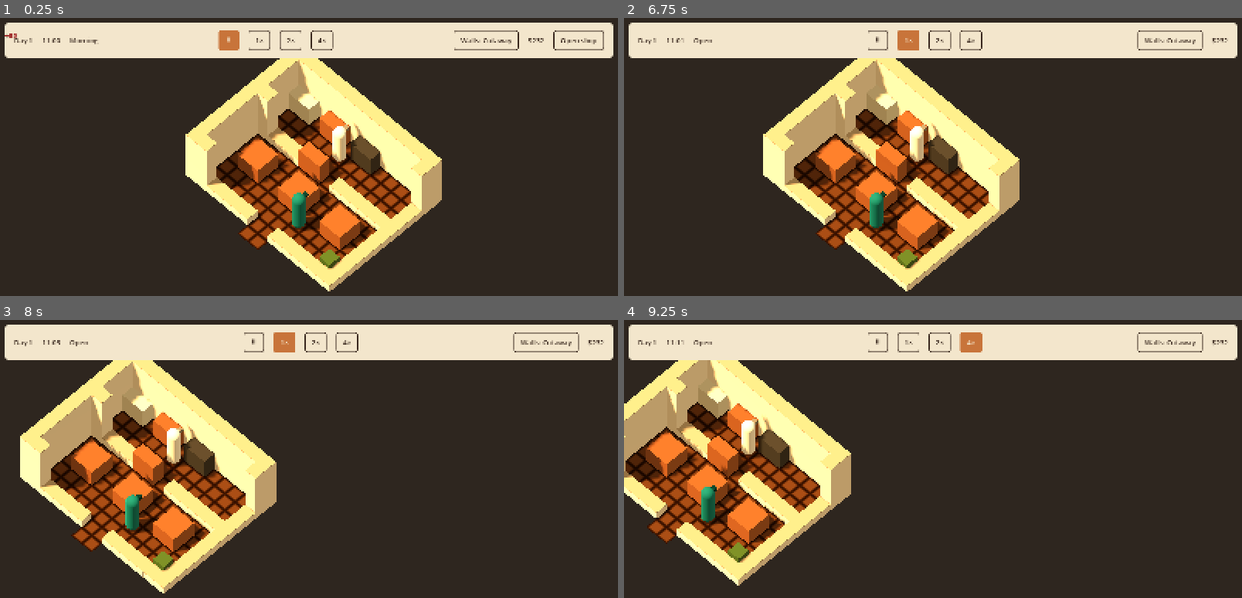
Above: before the commit, frames 1-4 (two rows, left to right).
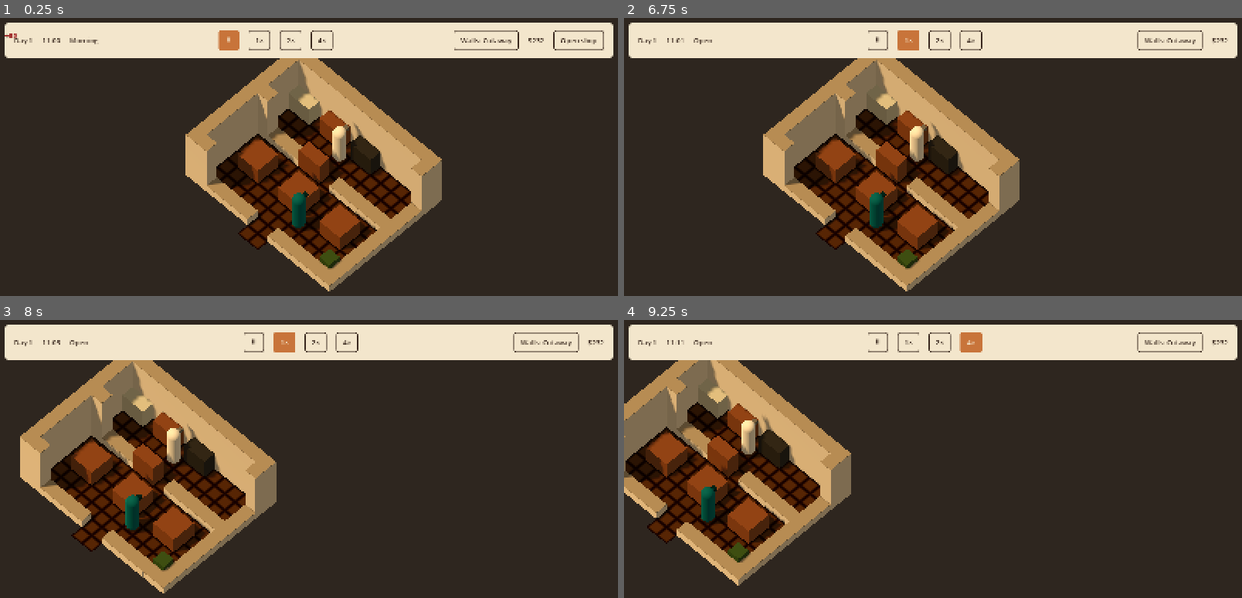
Above: after the commit, the same moments.

Repository: jaredbahr/foolskitchen
Game: Godot game, scene res://src/world/main.tscn
Same seed, same stepped clock (60 frames per second), same inputs: the game is played once before the commit and once after it.
Inputs (mouse positions are in pixels of both pictures, inside the frame that each line leads up to):
- Up to frame 1 (0.25 s): no input
- Up to frame 2 (6.75 s): click "⏸" at 0.5 s; click "1×" at 1.25 s; click "2×" at 2 s; click "4×" at 2.75 s; click "Walls: Cutaway" at 3.5 s; click "Walls: Down" at 4.25 s; click "Walls: Up" at 5 s; click "Open shop" at 5.75 s; tap Enter at 6.5 s; move the mouse to (1068, 173) at 6.52 s; hold D from 6.53 s (still down); hold 1 (speed_1) from 6.53 s (still down); click (1068, 173) at 6.67 s
- Up to frame 3 (8 s): release D at 7.25 s; release 1 (speed_1) at 7.25 s; drag from (185, 511) to (278, 564) at 7.27 s
- Up to frame 4 (9.25 s): tap Space (speed_pause) at 8 s; move the mouse to (994, 417) at 8.02 s; hold D 8.03-8.75 s; hold 3 (speed_4) 8.03-8.75 s; tap Enter at 8.75 s; drag from (902, 564) to (747, 442) at 8.77 s

The runs differ from the first frame. In frame 1, 21% of the frame differs, in the area x 30-72%, y 14-99%; in frame 2, 21%; in frame 3, 21%; in frame 4, 19%.

Commit message:
Reduce shop light intensity and add ACES highlight headroom

Diff:
--- a/src/world/shop_view.tscn
+++ b/src/world/shop_view.tscn
@@ -9,11 +9,12 @@
 background_mode = 1
 background_color = Color(0.18, 0.15, 0.12, 1)
 ambient_light_source = 2
-ambient_light_color = Color(1, 0.8862745, 0.7215686, 1)
-ambient_light_energy = 0.38
+ambient_light_color = Color(1, 0.96, 0.9, 1)
+ambient_light_energy = 0.28
 ambient_light_sky_contribution = 0.0
 tonemap_mode = 3
-tonemap_exposure = 0.85
+tonemap_exposure = 0.65
+tonemap_white = 4.0
 [node name="ShopView" type="Node3D"]
 script = ExtResource("1")
 wall_color = Color(0.9019608, 0.8352941, 0.7215686, 1)
@@ -24,11 +25,11 @@
 [node name="KeyLight" type="DirectionalLight3D" parent="."]
 rotation_degrees = Vector3(-55, -35, 0)
 light_color = Color(1, 0.8862745, 0.7215686, 1)
-light_energy = 0.65
+light_energy = 0.4
 light_specular = 0.2
 shadow_enabled = true
 [node name="FillLight" type="DirectionalLight3D" parent="."]
 rotation_degrees = Vector3(-35, 145, 0)
-light_color = Color(1, 0.93, 0.82, 1)
-light_energy = 0.12
+light_color = Color(1, 0.97, 0.9, 1)
+light_energy = 0.06
 light_specular = 0.1
